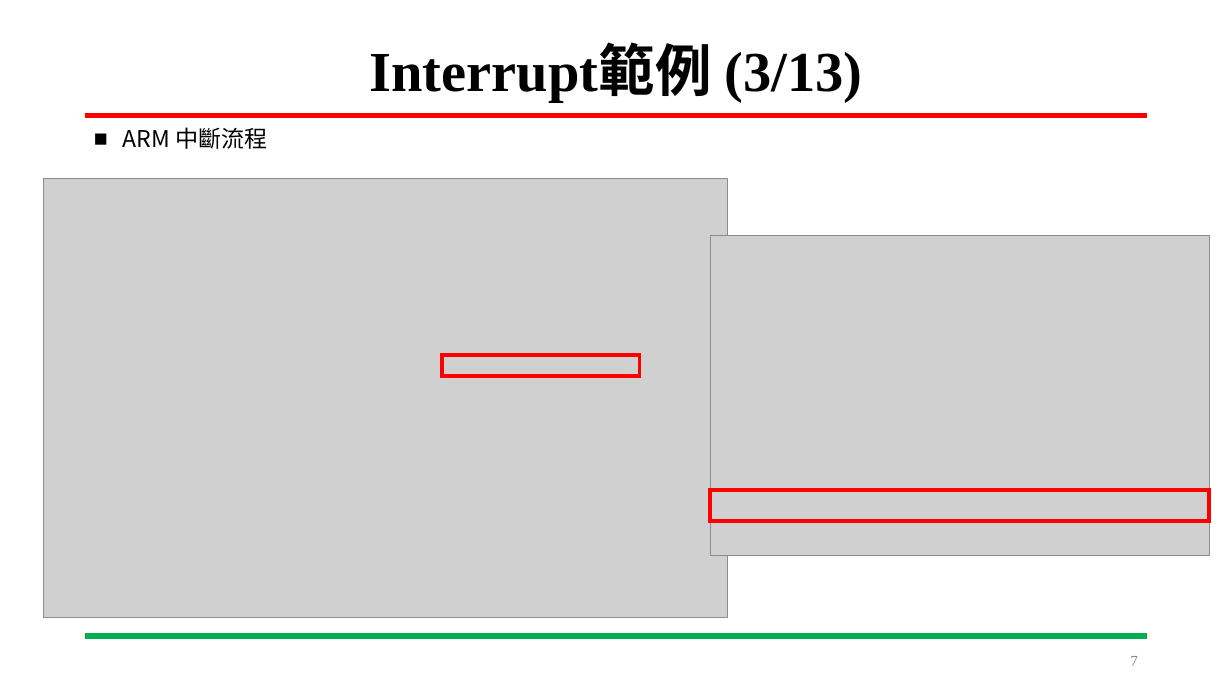
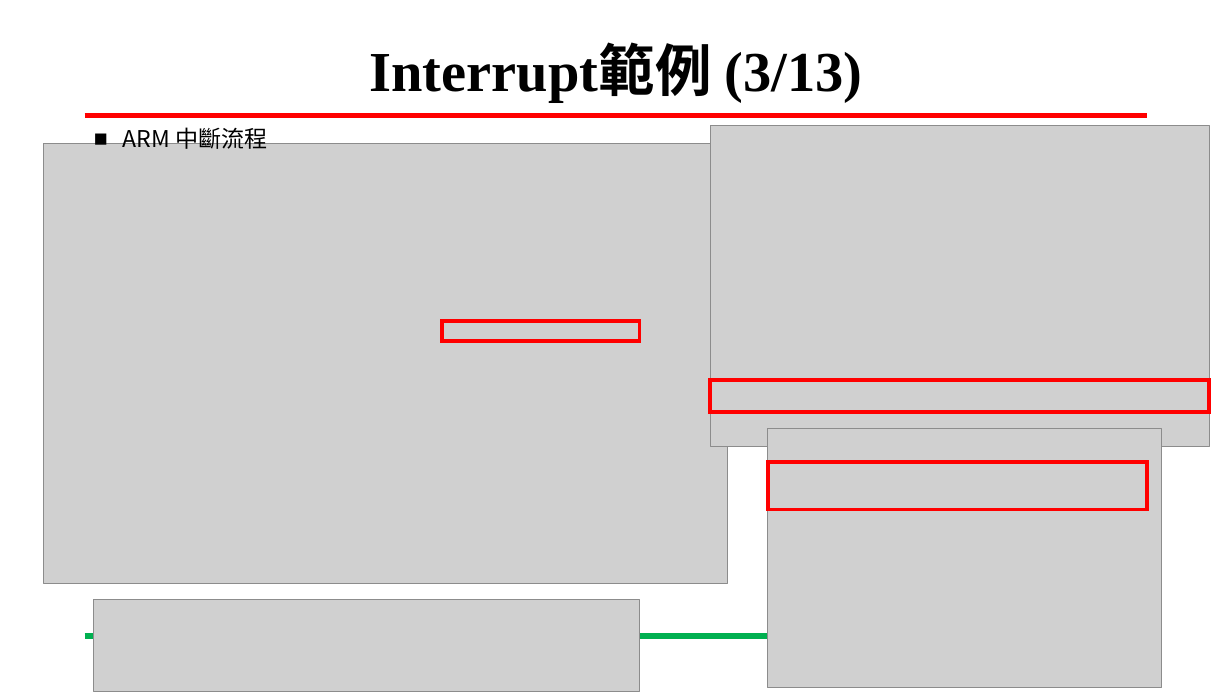
Before and after one commit to LIAO-YANXIANG/SYSTEM-ON-CHIP-DESIGN, a slide deck: slide 7 of DevelopmentLog/Pingpong.pptx. Drawn at 1232x693 pixels with LibreOffice and Linux fonts; fonts in the diff are those of the drawing; grey boxes stand for pictures. Boxes give left, top, right and bottom in pixels: in the first picture for what was removed or moved away, otherwise in the second. Text is boxed around its words. In the diff, an @@ line names an element or a change of style, - is before the commit and + after.

```diff
--- a/DevelopmentLog/Pingpong.pptx
+++ b/DevelopmentLog/Pingpong.pptx
@@ picture: place and size @@
-picture at (43, 178, 727, 618)
+picture at (43, 144, 727, 584)
@@ picture: place and size @@
-picture at (711, 236, 1210, 556)
+picture at (711, 126, 1210, 446)
@@ rectangle: place and size @@
-rectangle at (442, 356, 640, 376)
+rectangle at (442, 321, 640, 341)
@@ rectangle: place and size @@
-rectangle at (711, 490, 1210, 521)
+rectangle at (711, 381, 1210, 412)
@@ picture added at (768, 429, 1162, 689) @@
@@ rectangle added at (768, 462, 1148, 509), outline #FF0000 3 pt @@
@@ picture added at (94, 600, 640, 691) @@
@@ page number removed at (1130, 656, 1138, 666) @@
-7
```
Also in this commit, not shown: 3 other slides changed.
